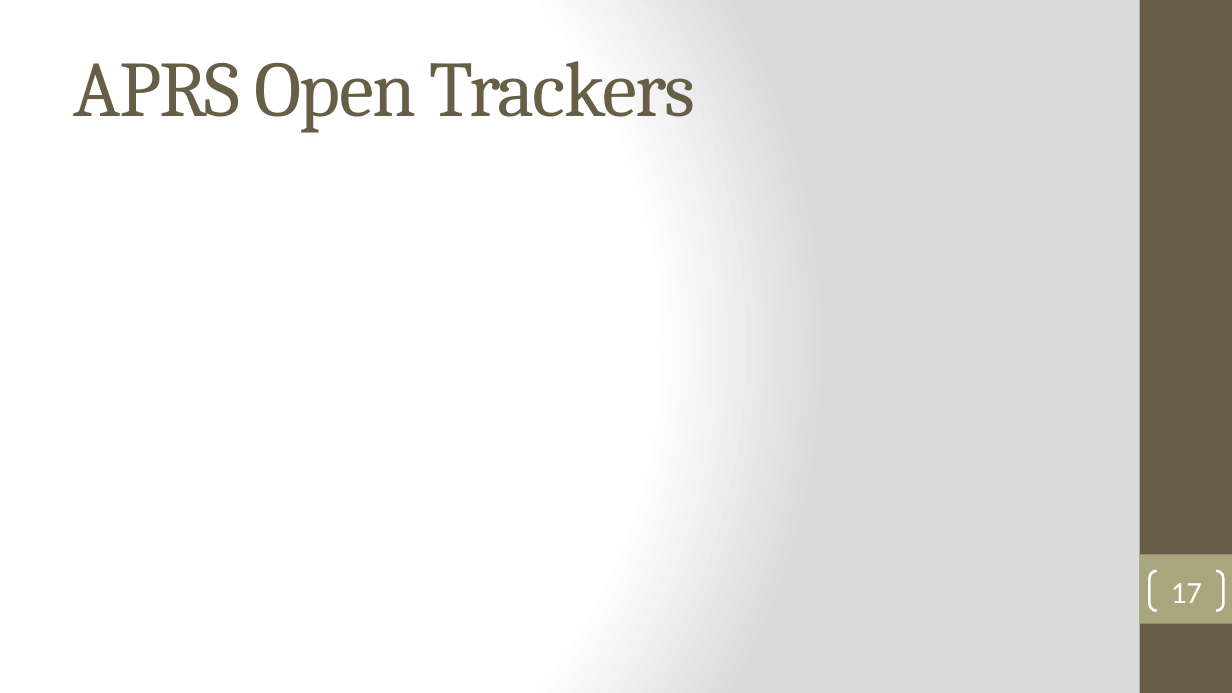
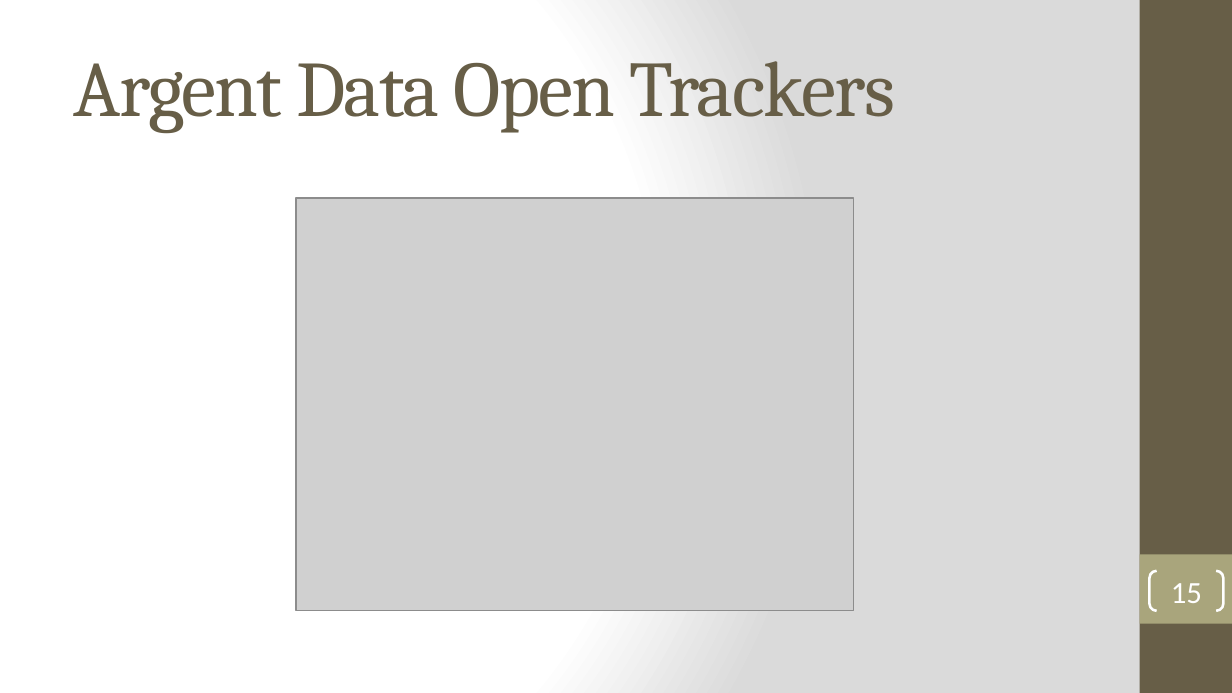
Before and after one commit to robbieford/RRXThesis, a slide deck: slide 15 of Thesis Defense.pptx (slide 17 before the commit). Drawn at 1232x693 pixels with LibreOffice and Linux fonts; fonts in the diff are those of the drawing; grey boxes stand for pictures. Boxes give left, top, right and bottom in pixels: in the first picture for what was removed or moved away, otherwise in the second. Text is boxed around its words. In the diff, an @@ line names an element or a change of style, - is before the commit and + after.

```diff
--- a/Thesis Defense.pptx
+++ b/Thesis Defense.pptx
@@ title at [74,61,895,133]: text changed @@
-APRS Open Trackers
+Argent Data Open Trackers
@@ picture added at [296,198,854,611] @@
@@ page number at [1171,583,1202,603]: text changed @@
-17
+15
```
Also in this commit, not shown: 11 other slides changed, 1 slide added, 2 slides removed, 2 other files.
